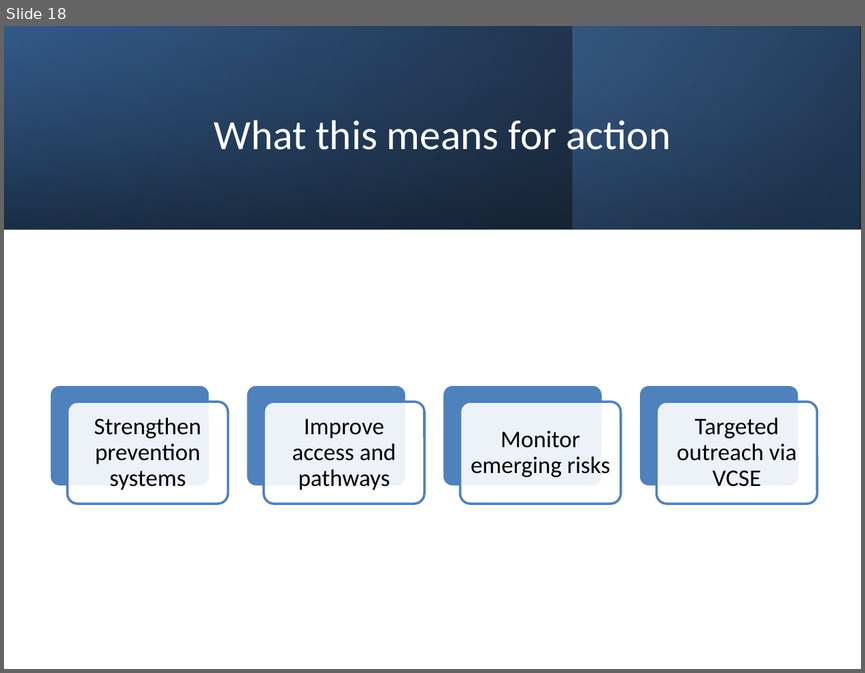
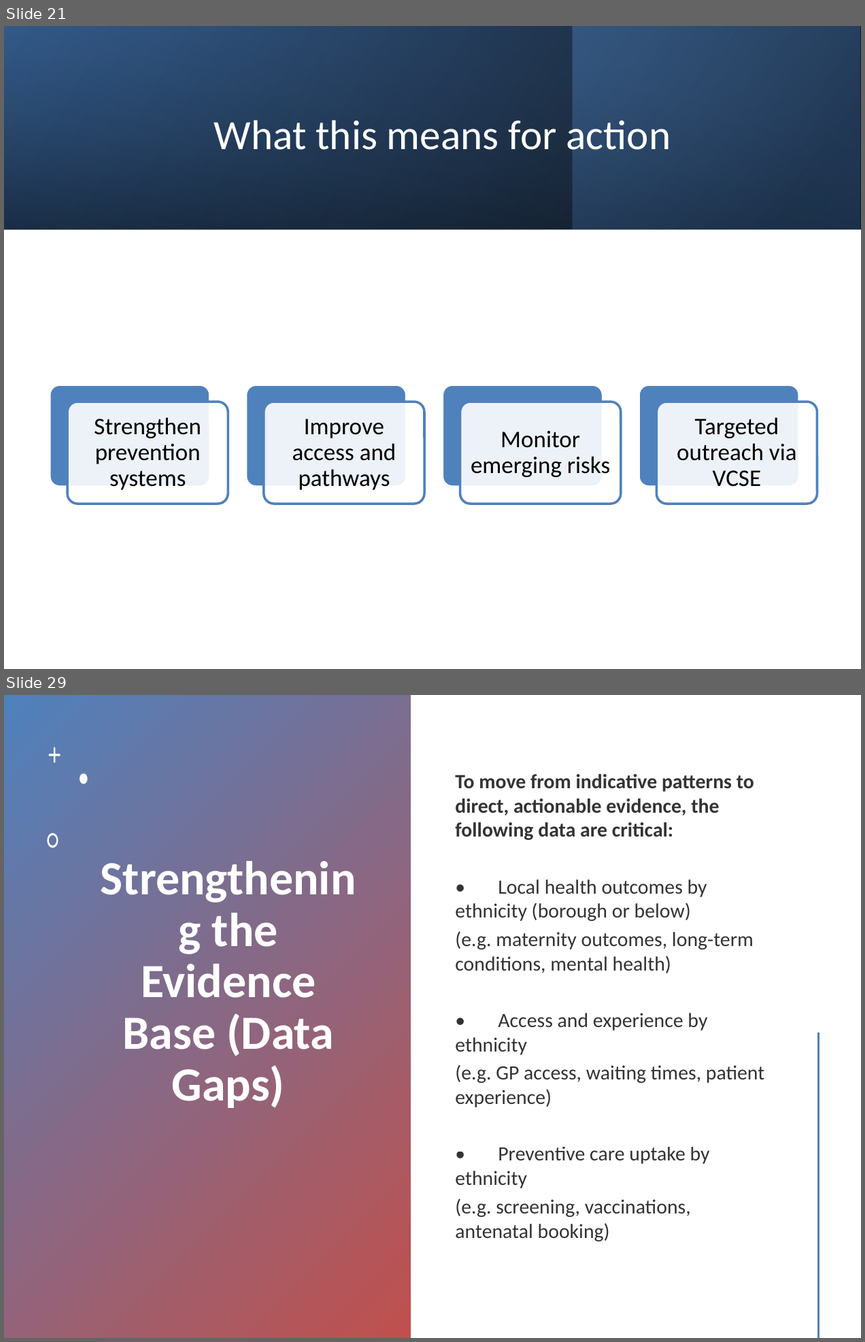
Before and after one commit to OlenaMan/Health-Inequalities-in-NW-London-analysis, a slide deck: outputs/health_inequalities_nwl_presentation.pptx. Shown one above the other, each under a label of ours: slide 18 before the commit, slides 21 and 29 after it; the slides between them are not shown. The pictures are 865x673 and 865x1342 pixels, drawn with LibreOffice and Linux fonts; fonts in the diff are those of the drawing. Boxes give left, top, right and bottom in pixels: in the first picture for what was removed or moved away, otherwise in the second. Text is boxed around its words. In the diff, an @@ line names an element or a change of style, - is before the commit and + after.

```diff
--- a/outputs/health_inequalities_nwl_presentation.pptx
+++ b/outputs/health_inequalities_nwl_presentation.pptx
@@ slide 29 added at bbox=[4, 695, 861, 1338], background #FFFFFF @@
@@ rectangle added at bbox=[4, 695, 410, 1338], fill gradient #4F81BD to #C0504D @@
@@ freeform shape added at bbox=[49, 747, 60, 764], fill #FFFFFF @@
@@ freeform shape added at bbox=[79, 774, 87, 784], fill #FFFFFF @@
@@ text added at bbox=[455, 774, 764, 1241], 17 pt, text #000000 at 80% opacity @@
+To move from indicative patterns to direct, actionable evidence, the following data are critical:
+• Local health outcomes by ethnicity (borough or below)
+(e.g. maternity outcomes, long-term conditions, mental health)
+• Access and experience by ethnicity
+(e.g. GP access, waiting times, patient experience)
+• Preventive care uptake by ethnicity
+(e.g. screening, vaccinations, antenatal booking)
@@ freeform shape added at bbox=[47, 833, 58, 847], fill #FFFFFF @@
@@ title added at bbox=[123, 913, 334, 1108], 40 pt, text #FFFFFF, bold @@
+Strengthening the Evidence Base (Data Gaps)
@@ line added from (818, 1034) to (818, 1337), #C0504D 2 pt @@
@@ what was slide 18 is now slide 21 @@
```
Also in this commit, not shown: 1 slide changed, 11 other slides added.
